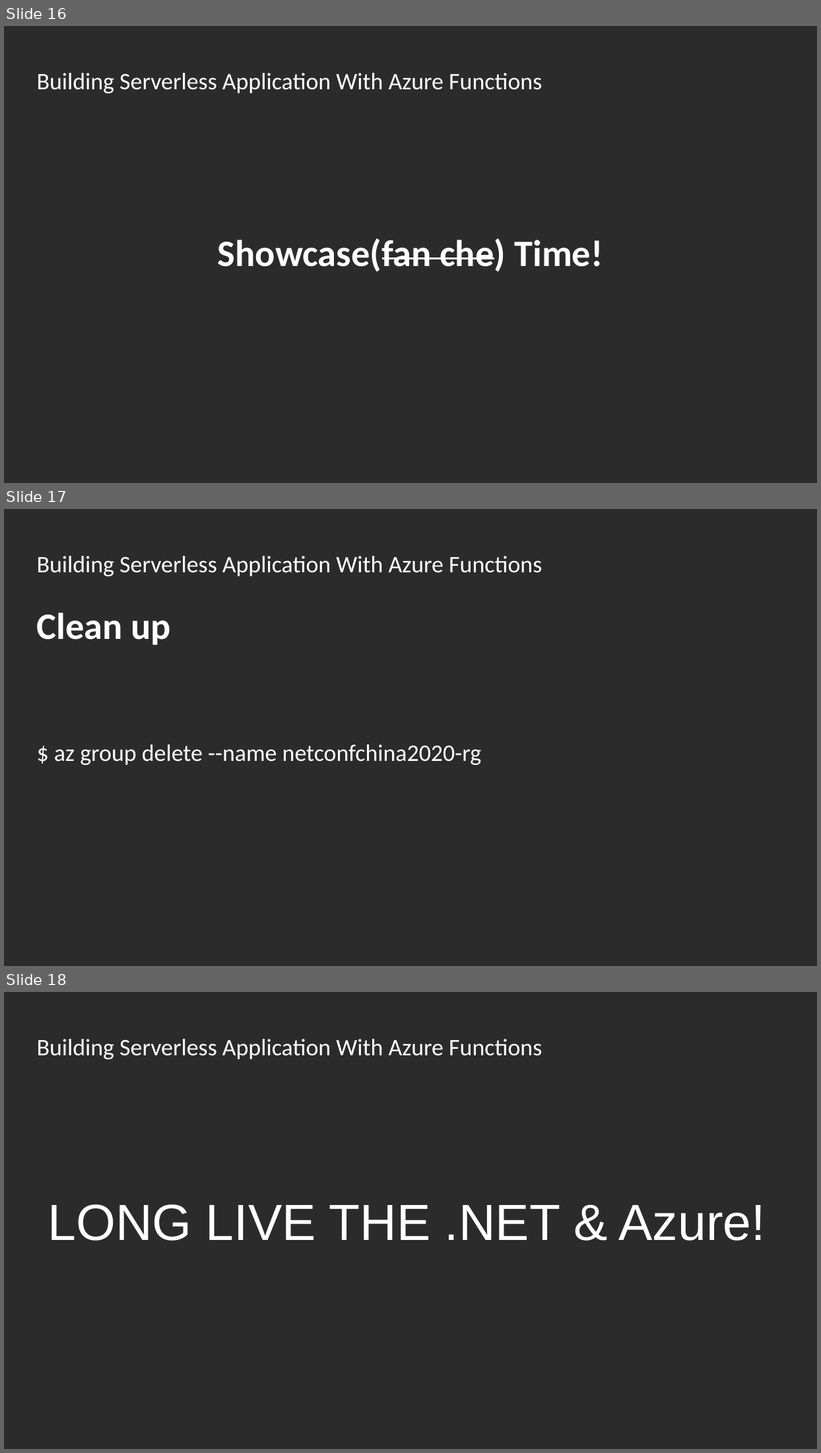
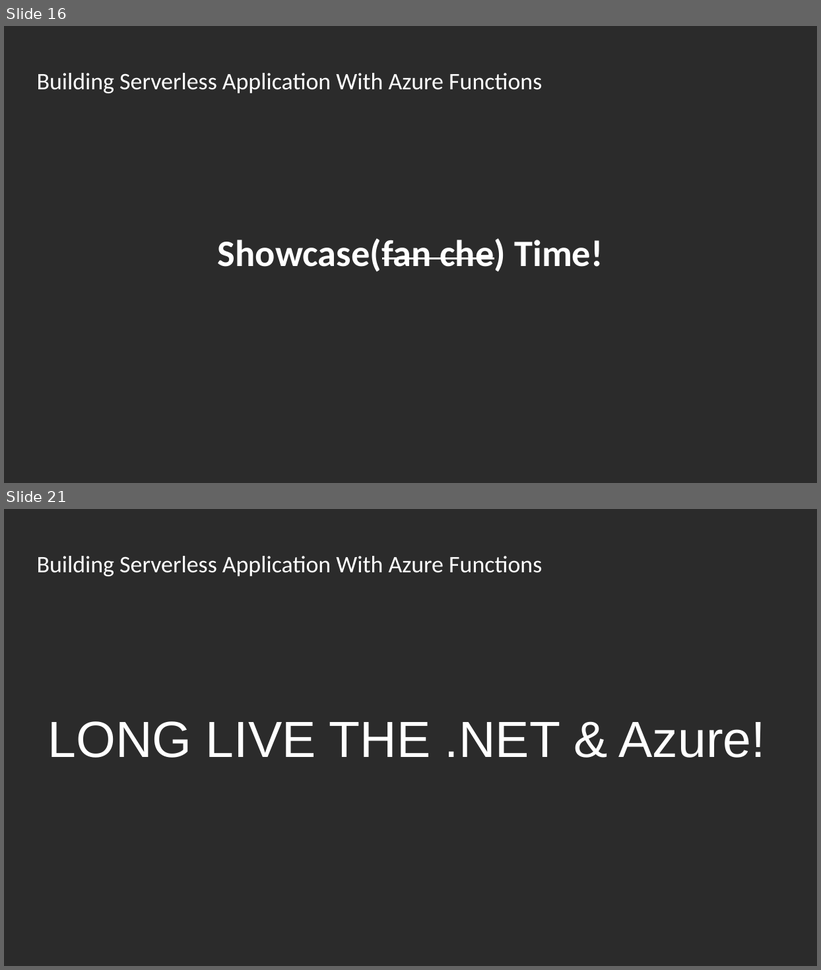
Before and after one commit to Asinta/ServerlessApp_NetconfChina2020, a slide deck: Building Serverless Application With Azure Functions - Li Yu - NetConfChina2020.pptx. Shown one above the other, each under a label of ours: slides 16, 17 and 18 before the commit, slides 16 and 21 after it; the slides between them are not shown. The pictures are 821x1453 and 821x970 pixels, drawn with LibreOffice and Linux fonts; fonts in the diff are those of the drawing; background and template pictures are left out; a plain dark background stands for a picture behind light text. Boxes give left, top, right and bottom in pixels: in the first picture for what was removed or moved away, otherwise in the second. Text is boxed around its words. In the diff, an @@ line names an element or a change of style, - is before the commit and + after.

```diff
--- a/Building Serverless Application With Azure Functions - Li Yu - NetConfChina2020.pptx
+++ b/Building Serverless Application With Azure Functions - Li Yu - NetConfChina2020.pptx
@@ slide 17 removed at (4,509,817,966), background picture (left out) @@
@@ text removed at (37,556,542,576) @@
-Building Serverless Application With Azure Functions
@@ title removed at (37,613,172,645) @@
-Clean up
@@ text removed at (54,745,482,765) @@
-$ az group delete --name netconfchina2020-rg
@@ what was slide 18 is now slide 21 @@
```
Also in this commit, not shown: 4 slides changed, 10 slides added, 6 other slides removed.
